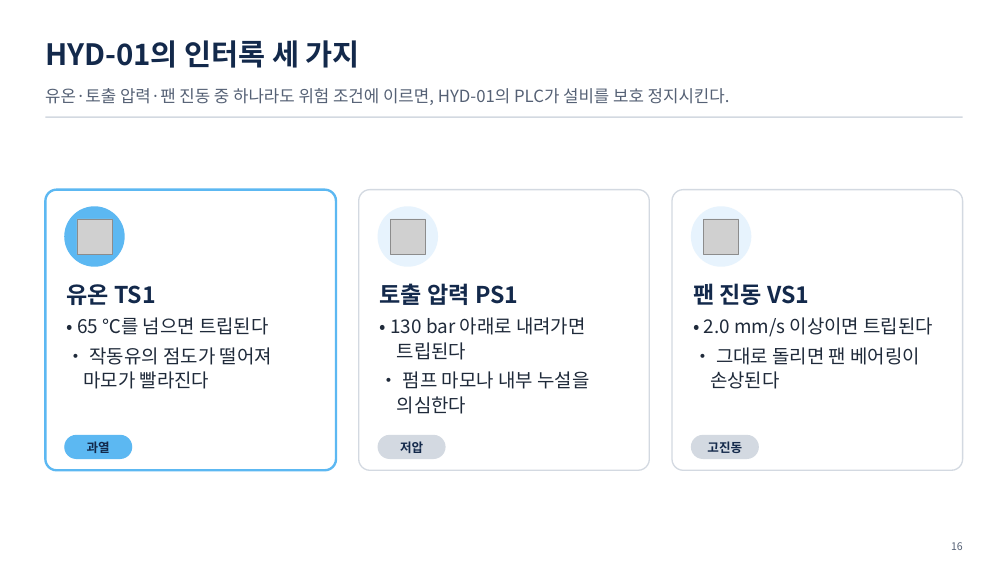
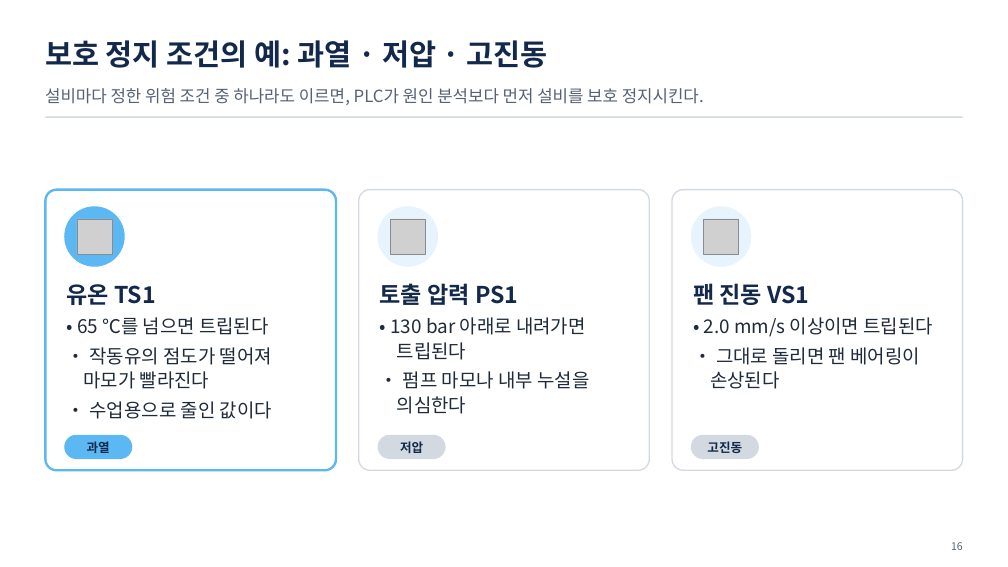
Before and after one commit to uengine-oss/hyd-iot-edu, a slide deck: slide 16 of 산출물/통합반/이론/01회차/통합반_01일차.pptx. Drawn at 1008x567 pixels with LibreOffice and Linux fonts; fonts in the diff are those of the drawing; grey boxes stand for pictures. Boxes give left, top, right and bottom in pixels: in the first picture for what was removed or moved away, otherwise in the second. Text is boxed around its words. In the diff, an @@ line names an element or a change of style, - is before the commit and + after.

```diff
--- a/산출물/통합반/이론/01회차/통합반_01일차.pptx
+++ b/산출물/통합반/이론/01회차/통합반_01일차.pptx
@@ text at <box>45,40,548,68</box>: text changed @@
-HYD-01의 인터록 세 가지
+보호 정지 조건의 예: 과열 · 저압 · 고진동
@@ text at <box>45,88,704,105</box>: text changed @@
-유온·토출 압력·팬 진동 중 하나라도 위험 조건에 이르면, HYD-01의 PLC가 설비를 보호 정지시킨다.
+설비마다 정한 위험 조건 중 하나라도 이르면, PLC가 원인 분석보다 먼저 설비를 보호 정지시킨다.
@@ text at <box>90,401,272,419</box>: paragraph added @@
+• 수업용으로 줄인 값이다
```
Also in this commit, not shown: 17 other slides changed, 13 other files.
